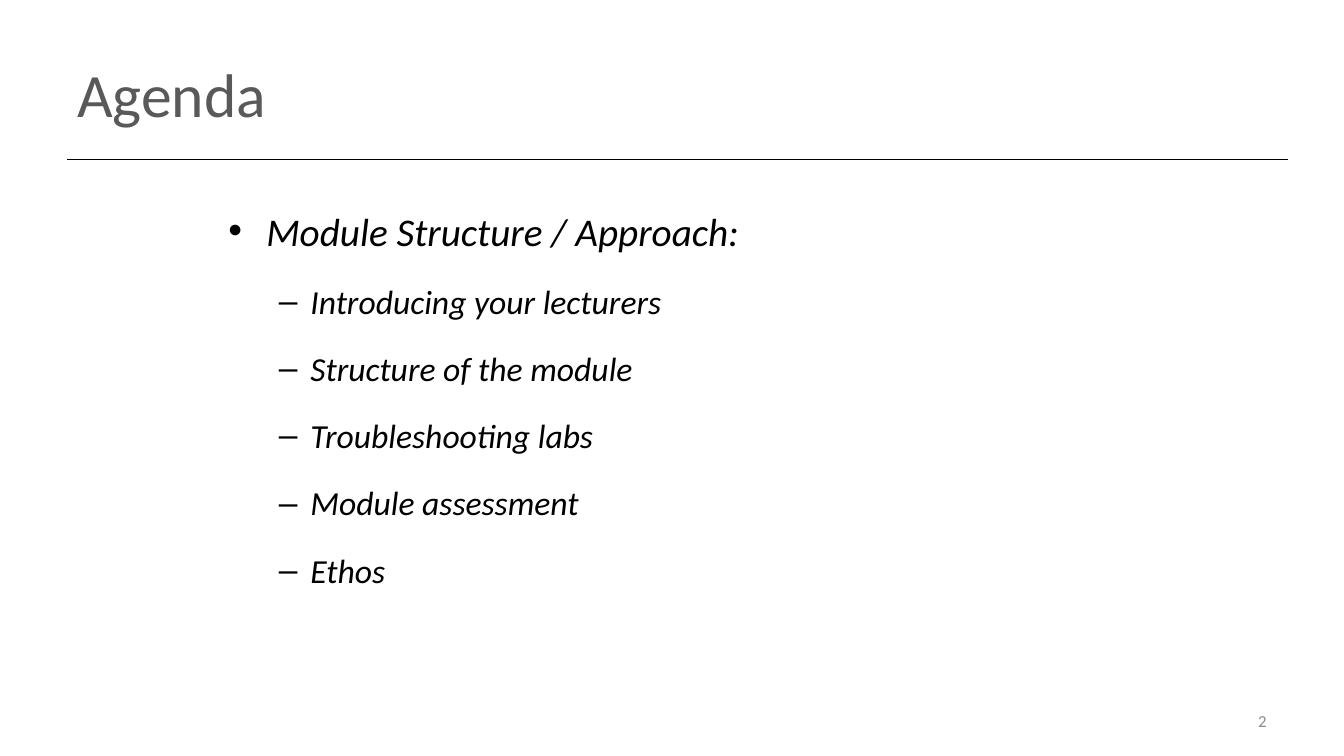
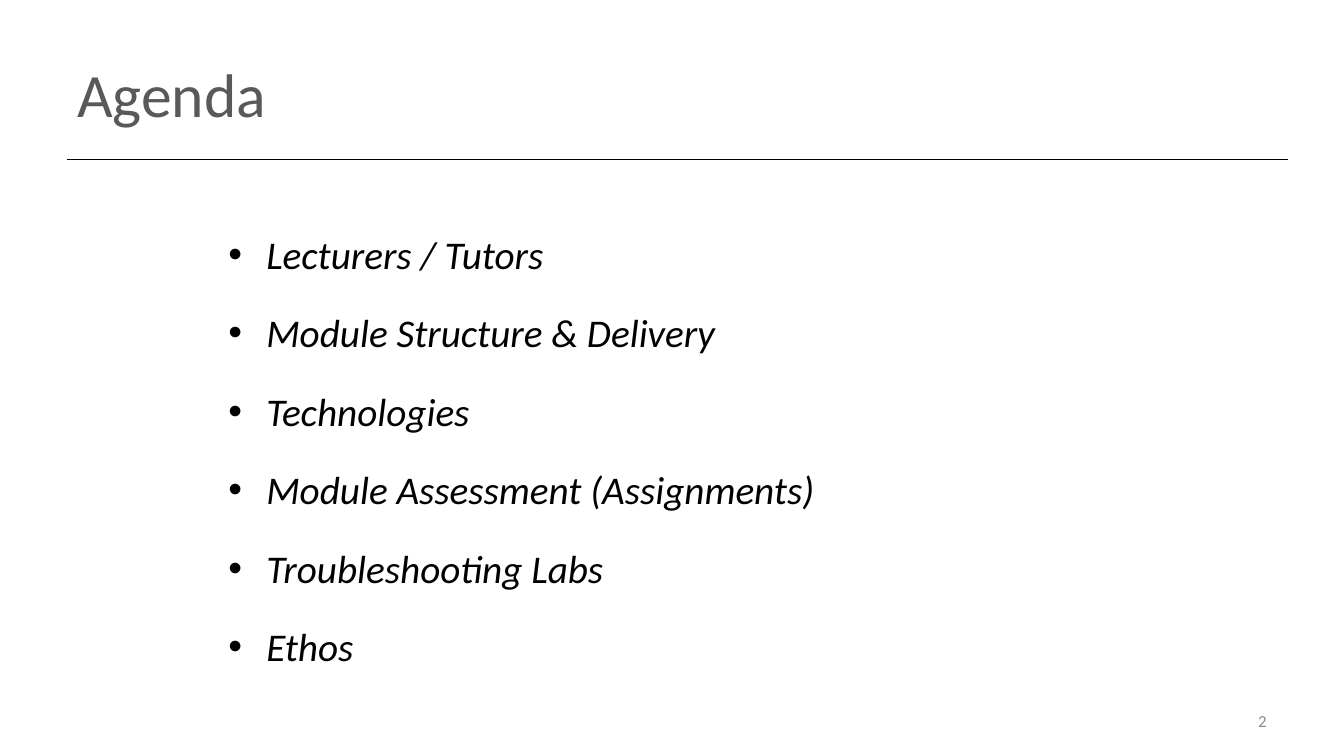
Before and after one commit to wit-hdip-comp-sci-2019/wit-hdip-comp-sci-2019.github.io, a slide deck: slide 2 of g1-induction/unit-1-semester-1/talk-3-programming/a-intro-to-programming.pptx. Drawn at 1344x756 pixels with LibreOffice and Linux fonts; fonts in the diff are those of the drawing. Boxes give left, top, right and bottom in pixels: in the first picture for what was removed or moved away, otherwise in the second. Text is boxed around its words. In the diff, an @@ line names an element or a change of style, - is before the commit and + after.

```diff
--- a/g1-induction/unit-1-semester-1/talk-3-programming/a-intro-to-programming.pptx
+++ b/g1-induction/unit-1-semester-1/talk-3-programming/a-intro-to-programming.pptx
@@ text at [266, 244, 814, 590]: text changed; size 24 to 28 pt @@
-• Module Structure / Approach:
-  – Introducing your lecturers
-  – Structure of the module
-  – Troubleshooting labs
-  – Module assessment
+• Lecturers / Tutors
+• Module Structure & Delivery
+• Technologies
+• Module Assessment (Assignments)
+• Troubleshooting Labs
@@ text at [266, 633, 353, 662]: size 24 to 28 pt in "Ethos"; bullet – to •; list level 2 to 1 in "Ethos" @@
```
Also in this commit, not shown: 10 other slides changed, 8 slides added, 3 slides removed, 11 other files.
